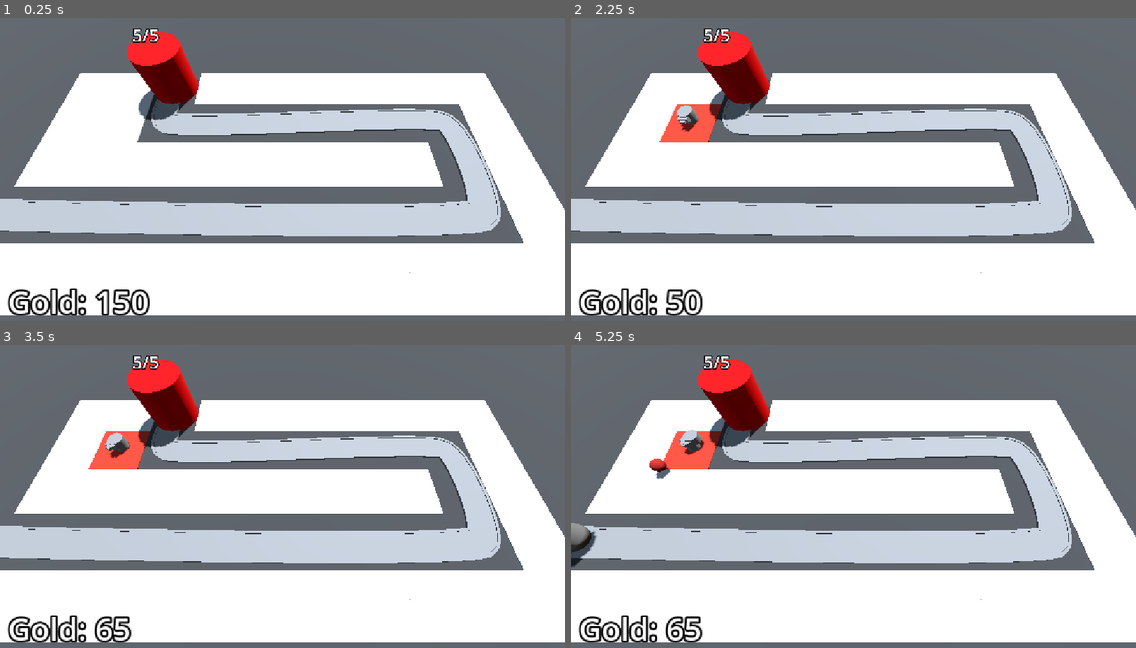
Above: before the commit, frames 1-4 (two rows, left to right).
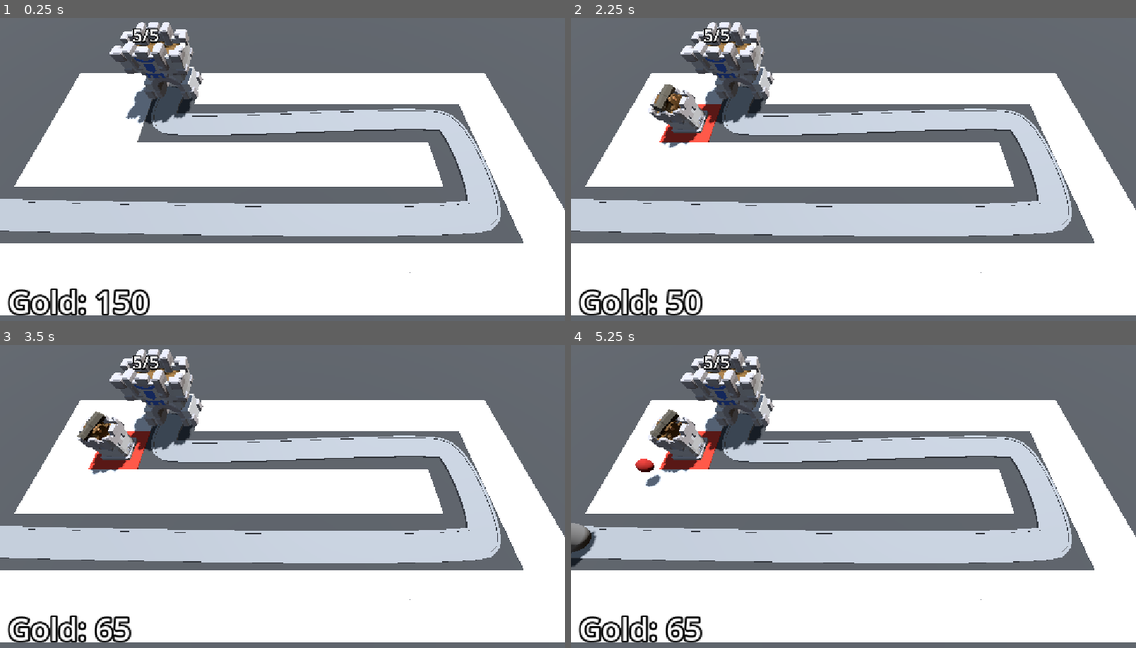
Above: after the commit, the same moments.

Repository: sylvainlap/gamedev.tv-barbarian-blaster
Game: Godot game, scene res://base_level.tscn
The game is run twice, just before and just after one commit, with the same random seed, the same clock (stepped at 60 frames per second) and the same inputs.
Inputs (mouse positions are in pixels of both pictures, inside the frame that each line leads up to):
- Up to frame 1 (0.25 s): no input
- Up to frame 2 (2.25 s): tap Enter at 0.5, 2 s; move the mouse to (825, 236) at 0.52 s; click (825, 236) at 0.6 s; tap Space at 1.25 s; move the mouse to (1023, 221) at 1.27 s; click (1023, 221) at 1.35 s; move the mouse to (684, 124) at 2.02 s; click (684, 124) at 2.1 s
- Up to frame 3 (3.5 s): move the mouse to (310, 499) at 2.77 s; click (310, 499) at 2.85 s
- Up to frame 4 (5.25 s): move the mouse to (768, 420) at 3.52 s; click (768, 420) at 3.6 s; tap Space at 4.25 s; move the mouse to (977, 484) at 4.27 s; click (977, 484) at 4.35 s; move the mouse to (740, 514) at 5.02 s; click (740, 514) at 5.1 s

The runs differ from the first frame. In frame 1, 3.0% of the frame differs, in the area x 19-36%, y 1-35%; in frame 2, 4.2%; in frame 3, 4.2%; in frame 4, 4.5%, in the area x 11-36%, y 1-47%.

Commit message:
feat(game): course 3.30 done

Diff:
--- a/bank.gd
+++ b/bank.gd
@@ -6,8 +6,6 @@
 	set(g):
 		current_gold = max(g, 0)
 		label.text = "Gold: " + str(current_gold)
-	get:
-		return current_gold
 
 @onready var label: Label = $Label
 
--- a/base/base.gd
+++ b/base/base.gd
@@ -9,8 +9,6 @@
 		label_3d.modulate = Color.RED.lerp(Color.WHITE, float(current_health) / float(max_health))
 		if current_health < 1:
 			get_tree().reload_current_scene()
-	get:
-		return current_health
 
 @onready var label_3d: Label3D = $Label3D
 
--- a/base/base.tscn
+++ b/base/base.tscn
@@ -1,19 +1,10 @@
 [gd_scene format=3 uid="uid://dmp15xq1xg24g"]
 
 [ext_resource type="Script" uid="uid://dootyphwodnag" path="res://base/base.gd" id="1_mftly"]
-
-[sub_resource type="StandardMaterial3D" id="StandardMaterial3D_5vx1e"]
-albedo_color = Color(0.8862745, 0, 0.019607844, 1)
+[ext_resource type="PackedScene" uid="uid://bcvf86addo10f" path="res://assets/gltfs/Base.glb" id="2_m7viw"]
 
 [node name="Base" type="Node3D" unique_id=1809853878 groups=["Base"]]
 script = ExtResource("1_mftly")
-
-[node name="CSGCylinder3D" type="CSGCylinder3D" parent="." unique_id=384675447]
-transform = Transform3D(1, 0, 0, 0, 1, 0, 0, 0, 1, 0, 2, 0)
-radius = 2.0
-height = 4.0
-sides = 32
-material = SubResource("StandardMaterial3D_5vx1e")
 
 [node name="Label3D" type="Label3D" parent="." unique_id=2133352674]
 transform = Transform3D(1, 0, 0, 0, 1, 0, 0, 0, 1, 0, 5, 0)
@@ -21,3 +12,5 @@
 text = "health"
 font_size = 256
 outline_size = 48
+
+[node name="Base" parent="." unique_id=178112842 instance=ExtResource("2_m7viw")]
--- a/enemy_path.gd
+++ b/enemy_path.gd
@@ -28,4 +28,4 @@
 		for child in get_children():
 			if child is PathFollow3D:
 				return
-		victory_layer.set_visible(true)
+		victory_layer.victory()
--- a/turret/turret.gd
+++ b/turret/turret.gd
@@ -6,23 +6,24 @@
 var enemy_path: Path3D
 var target: PathFollow3D
 
-@onready var turret_top: MeshInstance3D = $TurretBase/TurretTop
 @onready var timer: Timer = $Timer
 @onready var animation_player: AnimationPlayer = $AnimationPlayer
+@onready var cannon: Node3D = $Pivot/Cannon
+@onready var pivot: Node3D = $Pivot
 
 
 func _physics_process(_delta: float) -> void:
 	target = _find_best_target()
 	if target != null:
-		look_at(target.global_position, Vector3.UP, true)
+		pivot.look_at(target.global_position, Vector3.UP, true)
 
 
 func _shoot() -> void:
 	animation_player.play("shoot")
 	var projectile = projectile_scene.instantiate()
 	add_child(projectile)
-	projectile.global_position = turret_top.global_position
-	projectile.direction = turret_top.global_basis.z
+	projectile.global_position = cannon.global_position
+	projectile.direction = cannon.global_basis.z
 
 
 func _find_best_target() -> PathFollow3D:
--- a/turret/turret.tscn
+++ b/turret/turret.tscn
@@ -2,82 +2,61 @@
 
 [ext_resource type="Script" uid="uid://bcdlaa3ilwrj4" path="res://turret/turret.gd" id="1_vfthy"]
 [ext_resource type="PackedScene" uid="uid://die1ae8f8t1ld" path="res://turret/projectile.tscn" id="2_2876l"]
+[ext_resource type="PackedScene" uid="uid://dmcpmomygnc1r" path="res://assets/gltfs/Cannon.glb" id="3_uqrhp"]
+[ext_resource type="PackedScene" uid="uid://bp2dbcmu1d03n" path="res://assets/gltfs/TurretBase.glb" id="4_7gi6x"]
 
-[sub_resource type="CylinderMesh" id="CylinderMesh_jfg3o"]
-height = 1.0
-
-[sub_resource type="CylinderMesh" id="CylinderMesh_xgomg"]
-top_radius = 0.6
-bottom_radius = 0.6
-height = 0.6
-
-[sub_resource type="BoxMesh" id="BoxMesh_jfg3o"]
-size = Vector3(0.8, 0.4, 0.4)
-
-[sub_resource type="BoxMesh" id="BoxMesh_xgomg"]
-size = Vector3(0.4, 0.2, 0.4)
-
-[sub_resource type="Animation" id="Animation_2876l"]
+[sub_resource type="Animation" id="Animation_uqrhp"]
 length = 0.001
 tracks/0/type = "value"
 tracks/0/imported = false
 tracks/0/enabled = true
-tracks/0/path = NodePath("TurretBase/TurretTop:position")
+tracks/0/path = NodePath("Pivot/Cannon:position")
 tracks/0/interp = 1
 tracks/0/loop_wrap = true
 tracks/0/keys = {
 "times": PackedFloat32Array(0),
 "transitions": PackedFloat32Array(1),
 "update": 0,
-"values": [Vector3(0, 0.3, 0)]
+"values": [Vector3(0, 0, 0)]
 }
 
-[sub_resource type="Animation" id="Animation_1p48p"]
+[sub_resource type="Animation" id="Animation_7gi6x"]
 resource_name = "shoot"
 length = 0.3
 tracks/0/type = "value"
 tracks/0/imported = false
 tracks/0/enabled = true
-tracks/0/path = NodePath("TurretBase/TurretTop:position")
+tracks/0/path = NodePath("Pivot/Cannon:position")
 tracks/0/interp = 1
 tracks/0/loop_wrap = true
 tracks/0/keys = {
 "times": PackedFloat32Array(0, 0.3),
 "transitions": PackedFloat32Array(1, 1),
 "update": 0,
-"values": [Vector3(0, 0.3, -0.6), Vector3(0, 0.3, 0)]
+"values": [Vector3(0, 0, -0.3), Vector3(0, 0, 0)]
 }
 
-[sub_resource type="AnimationLibrary" id="AnimationLibrary_uqrhp"]
+[sub_resource type="AnimationLibrary" id="AnimationLibrary_rykjw"]
 _data = {
-&"RESET": SubResource("Animation_2876l"),
-&"shoot": SubResource("Animation_1p48p")
+&"RESET": SubResource("Animation_uqrhp"),
+&"shoot": SubResource("Animation_7gi6x")
 }
 
 [node name="Turret" type="Node3D" unique_id=936101830]
 script = ExtResource("1_vfthy")
 projectile_scene = ExtResource("2_2876l")
 
-[node name="TurretBase" type="MeshInstance3D" parent="." unique_id=1710790460]
-transform = Transform3D(1, 0, 0, 0, 1, 0, 0, 0, 1, 0, 0.5, -0.3)
-mesh = SubResource("CylinderMesh_jfg3o")
+[node name="TurretBase" parent="." unique_id=542962392 instance=ExtResource("4_7gi6x")]
 
-[node name="TurretTop" type="MeshInstance3D" parent="TurretBase" unique_id=325489548]
-transform = Transform3D(1, 0, 0, 0, 1, 0, 0, 0, 1, 0, 0.3, 0)
-mesh = SubResource("CylinderMesh_xgomg")
+[node name="Pivot" type="Node3D" parent="." unique_id=369040647]
+transform = Transform3D(1, 0, 0, 0, 1, 0, 0, 0, 1, 0, 2.1, 0)
 
-[node name="Visor" type="MeshInstance3D" parent="TurretBase/TurretTop" unique_id=1204715886]
-transform = Transform3D(1, 0, 0, 0, 1, 0, 0, 0, 1, 0, 0, 0.6)
-mesh = SubResource("BoxMesh_jfg3o")
-
-[node name="Barrel" type="MeshInstance3D" parent="TurretBase/TurretTop/Visor" unique_id=1480705641]
-transform = Transform3D(1, 0, 0, 0, 1, 0, 0, 0, 1, 0, 0, 0.2)
-mesh = SubResource("BoxMesh_xgomg")
+[node name="Cannon" parent="Pivot" unique_id=1795735365 instance=ExtResource("3_uqrhp")]
 
 [node name="Timer" type="Timer" parent="." unique_id=767432092]
 autostart = true
 
-[node name="AnimationPlayer" type="AnimationPlayer" parent="." unique_id=73800116]
-libraries/ = SubResource("AnimationLibrary_uqrhp")
+[node name="AnimationPlayer" type="AnimationPlayer" parent="." unique_id=172415418]
+libraries/ = SubResource("AnimationLibrary_rykjw")
 
 [connection signal="timeout" from="Timer" to="." method="_on_timer_timeout"]
--- a/user_interface/victory_layer.gd
+++ b/user_interface/victory_layer.gd
@@ -1,4 +1,21 @@
 extends CanvasLayer
+
+@onready var star_2: TextureRect = %Star2
+@onready var star_3: TextureRect = %Star3
+@onready var health_label: Label = %HealthLabel
+@onready var money_label: Label = %MoneyLabel
+@onready var base = get_tree().get_first_node_in_group("Base")
+@onready var bank = get_tree().get_first_node_in_group("Bank")
+
+
+func victory() -> void:
+	visible = true
+	if base.current_health == base.max_health:
+		star_2.modulate = Color.WHITE
+		health_label.visible = true
+	if bank.current_gold >= 500:
+		star_3.modulate = Color.WHITE
+		money_label.visible = true
 
 
 func _on_retry_button_pressed() -> void:
--- a/user_interface/victory_layer.tscn
+++ b/user_interface/victory_layer.tscn
@@ -1,6 +1,7 @@
 [gd_scene format=3 uid="uid://dfmo8clmi1u3r"]
 
 [ext_resource type="Script" uid="uid://x82lesygthxq" path="res://user_interface/victory_layer.gd" id="1_w18h6"]
+[ext_resource type="Texture2D" uid="uid://dvkq2o8rrv4hb" path="res://assets/star.png" id="2_abaxi"]
 
 [sub_resource type="LabelSettings" id="LabelSettings_jfg3o"]
 font_size = 96
@@ -36,6 +37,56 @@
 label_settings = SubResource("LabelSettings_jfg3o")
 horizontal_alignment = 1
 
+[node name="StarContainer" type="HBoxContainer" parent="CenterContainer/PanelContainer/VBoxContainer" unique_id=1637750326]
+layout_mode = 2
+
+[node name="Star1" type="TextureRect" parent="CenterContainer/PanelContainer/VBoxContainer/StarContainer" unique_id=616793598]
+custom_minimum_size = Vector2(128, 128)
+layout_mode = 2
+size_flags_horizontal = 3
+texture = ExtResource("2_abaxi")
+expand_mode = 2
+stretch_mode = 5
+
+[node name="Star2" type="TextureRect" parent="CenterContainer/PanelContainer/VBoxContainer/StarContainer" unique_id=1814311717]
+unique_name_in_owner = true
+modulate = Color(0, 0, 0, 1)
+custom_minimum_size = Vector2(128, 128)
+layout_mode = 2
+size_flags_horizontal = 3
+texture = ExtResource("2_abaxi")
+expand_mode = 2
+stretch_mode = 5
+
+[node name="Star3" type="TextureRect" parent="CenterContainer/PanelContainer/VBoxContainer/StarContainer" unique_id=730382779]
+unique_name_in_owner = true
+modulate = Color(0, 0, 0, 1)
+custom_minimum_size = Vector2(128, 128)
+layout_mode = 2
+size_flags_horizontal = 3
+texture = ExtResource("2_abaxi")
+expand_mode = 2
+stretch_mode = 5
+
+[node name="SurvivedLabel" type="Label" parent="CenterContainer/PanelContainer/VBoxContainer" unique_id=1874321852]
+layout_mode = 2
+text = "Survived +1"
+horizontal_alignment = 1
+
+[node name="HealthLabel" type="Label" parent="CenterContainer/PanelContainer/VBoxContainer" unique_id=872274706]
+unique_name_in_owner = true
+visible = false
+layout_mode = 2
+text = "Full health +1"
+horizontal_alignment = 1
+
+[node name="MoneyLabel" type="Label" parent="CenterContainer/PanelContainer/VBoxContainer" unique_id=1955551050]
+unique_name_in_owner = true
+visible = false
+layout_mode = 2
+text = "Money money money +1"
+horizontal_alignment = 1
+
 [node name="HBoxContainer" type="HBoxContainer" parent="CenterContainer/PanelContainer/VBoxContainer" unique_id=624520316]
 layout_mode = 2
 
Binary file added: assets/gltfs/Base.glb
Not shown, added: assets/gltfs/Base.glb.import
Binary file added: assets/gltfs/Base_Castle-metallic.png-Castle-roughness.png
Not shown, added: assets/gltfs/Base_Castle-metallic.png-Castle-roughness.png.import
Binary file added: assets/gltfs/Base_castle-colour-palette.png
Not shown, added: assets/gltfs/Base_castle-colour-palette.png.import
Binary file added: assets/gltfs/Cannon.glb
Not shown, added: assets/gltfs/Cannon.glb.import
Binary file added: assets/gltfs/Cannon_Castle-metallic.png-Castle-roughness.png
Not shown, added: assets/gltfs/Cannon_Castle-metallic.png-Castle-roughness.png.import
Binary file added: assets/gltfs/Cannon_castle-colour-palette.png
Not shown, added: assets/gltfs/Cannon_castle-colour-palette.png.import
(and 20 more such lines)
